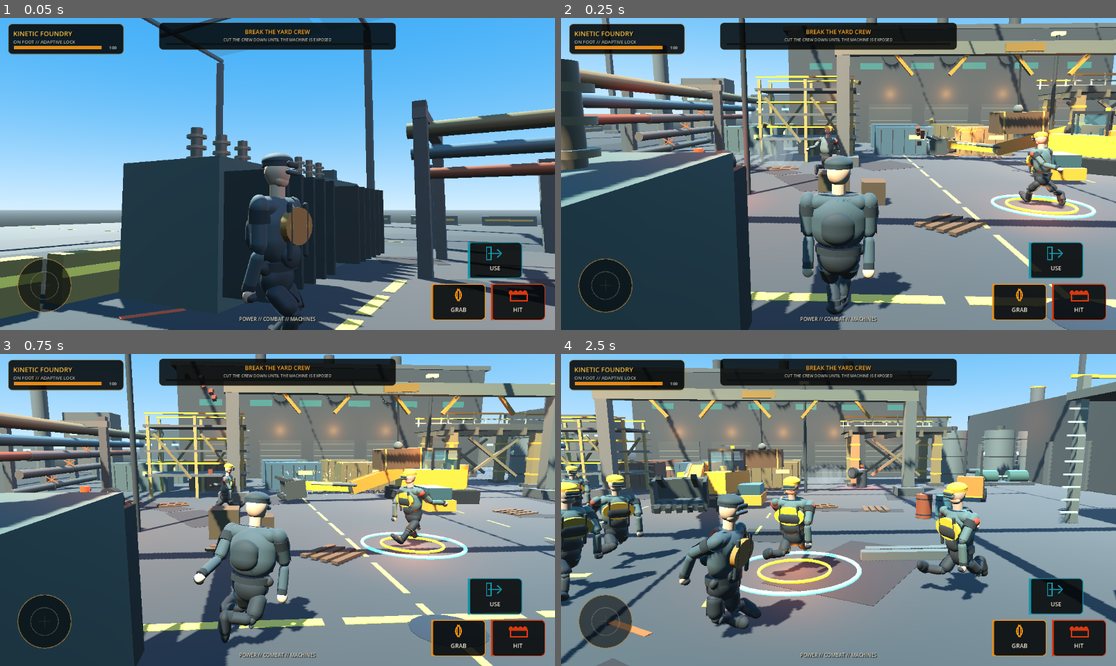
Above: before the commit, frames 1-4 (two rows, left to right).
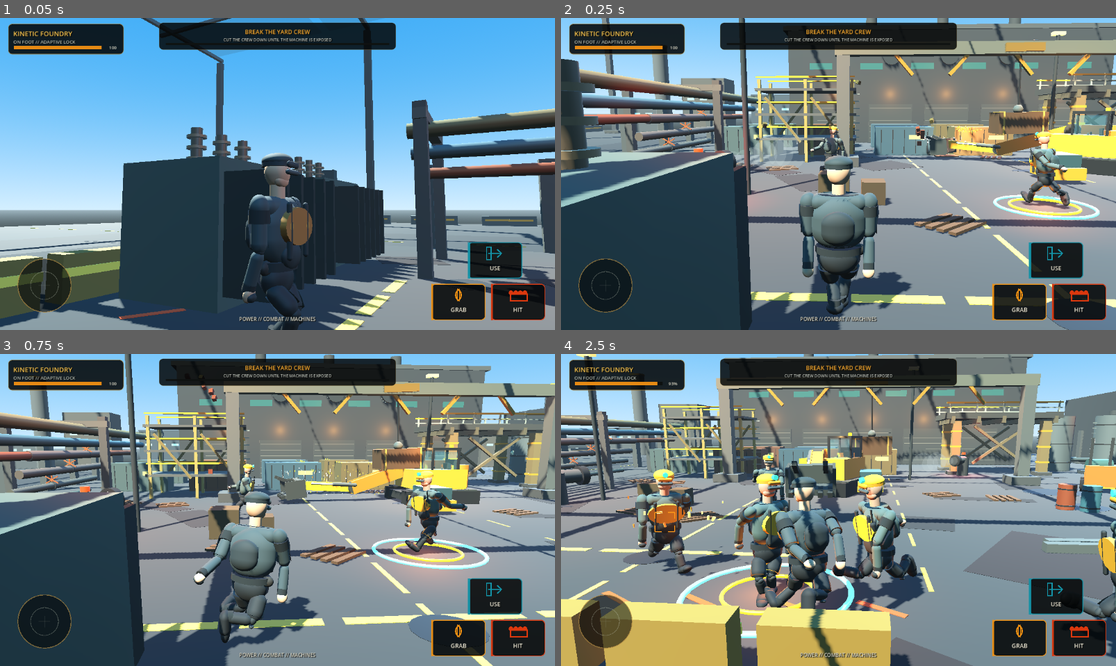
Above: after the commit, the same moments.

Repository: IssisX/kinetic-foundry-
Game: Godot game, scene res://Main.tscn
The game is run twice, just before and just after one commit, with the same random seed, the same clock (stepped at 60 frames per second) and the same inputs.
Inputs (mouse positions are in pixels of both pictures, inside the frame that each line leads up to):
- Up to frame 1 (0.05 s): no input
- Up to frame 2 (0.25 s): no input
- Up to frame 3 (0.75 s): move the mouse to (399, 494) at 0.52 s; hold D from 0.53 s (still down); hold E from 0.53 s (still down); click (399, 494) at 0.67 s
- Up to frame 4 (2.5 s): release D at 1.25 s; release E at 1.25 s; drag from (727, 525) to (810, 572) at 1.27 s; move the mouse to (894, 441) at 2.02 s; hold D from 2.03 s (still down); hold J from 2.03 s (still down); tap E at 2.3 s

Frame 1 is identical in both runs. In frame 2, 1.7% of the frame differs, in the area x 44-98%, y 34-65%; in frame 3, 3.4%; in frame 4, 69%, in the area x 0-100%, y 0-100%.

Commit message:
Close excavator structural reaction loop

Diff:
--- a/scripts/excavator_contact.gd
+++ b/scripts/excavator_contact.gd
@@ -4,13 +4,13 @@
 
 var _hydraulic_fx_budget := 0.0
 var _previous_hydraulic_health := 260.0
+var _actuator_effort := 0.0
+var _contact_age := 0.0
+var _contact_targets: Array[Node] = []
 
 func get_operator_view_anchor() -> Node3D:
     var anchor := get_node_or_null("OperatorView") as Node3D
     if anchor != null:
-        # Seat the camera inside the cab instead of against the windshield.
-        # This keeps the dashboard, pillars and glass readable as operator-space
-        # reference geometry and removes the hood-dominant pseudo-first-person look.
         anchor.position = Vector3(-0.66, 2.78, 0.12)
         anchor.rotation_degrees = Vector3(-1.0, 0.0, 0.0)
     return anchor
@@ -33,6 +33,104 @@
 func _physics_process(delta: float) -> void:
     _hydraulic_fx_budget = maxf(0.0, _hydraulic_fx_budget - delta)
     super(delta)
+    if _contact_targets.is_empty():
+        _contact_age = move_toward(_contact_age, 0.0, delta * 5.0)
+    else:
+        _contact_age = minf(_contact_age + delta, 2.0)
+
+func get_tool_force() -> float:
+    var base_force := super()
+    var hydraulic_ratio := maxf(get_hydraulic_ratio(), 0.18)
+    var commanded_pressure := _actuator_effort * lerpf(
+        42.0,
+        118.0,
+        hydraulic_ratio
+    )
+    var braced_gain := 1.0 + _load_path_resistance * 0.34
+    return minf((base_force + commanded_pressure) * braced_gain, 245.0)
+
+func set_load_path_feedback(state: Dictionary) -> void:
+    if not state.has("reaction_ratio"):
+        super(state)
+        return
+    var target := clampf(float(state.get("reaction_ratio", 0.0)), 0.0, 1.0)
+    _load_path_resistance = move_toward(
+        _load_path_resistance,
+        target,
+        0.30
+    )
+
+func get_sustained_contact_state() -> Dictionary:
+    var valid_contacts: Array[Node] = []
+    for collider in _contact_targets:
+        if is_instance_valid(collider):
+            valid_contacts.append(collider)
+    var direction := -_tool.global_basis.z
+    if _tool_tip_velocity.length_squared() > 0.04:
+        direction = _tool_tip_velocity.normalized()
+    var held_mass := 0.0
+    if is_holding_load():
+        held_mass = float(held_load.get("mass"))
+    return {
+        "active": not valid_contacts.is_empty(),
+        "contacts": valid_contacts,
+        "position": _tool.global_position,
+        "direction": direction,
+        "force": get_tool_force(),
+        "effort": _actuator_effort,
+        "persistence": _contact_age,
+        "reaction_ratio": _load_path_resistance,
+        "held_mass": held_mass
+    }
+
+func _player_control(delta: float) -> void:
+    if hud == null or camera_rig == null:
+        return
+    var track_ratio := maxf(get_track_ratio(), 0.18)
+    var hydraulic_ratio := maxf(get_hydraulic_ratio(), 0.22)
+    hydraulic_ratio *= 1.0 - _load_path_resistance * 0.42
+    var axis: Vector2 = hud.move_axis
+    var throttle: float = -axis.y
+    var steering: float = axis.x
+    var forward: Vector3 = -global_basis.z
+    var chassis_brace := 1.0 - _load_path_resistance * _actuator_effort * 0.34
+    velocity.x = forward.x * throttle * drive_speed * track_ratio * chassis_brace
+    velocity.z = forward.z * throttle * drive_speed * track_ratio * chassis_brace
+    rotation.y -= steering * turn_speed * track_ratio * delta
+
+    var look: Vector2 = hud.consume_look()
+    var look_effort := clampf(look.length() / 32.0, 0.0, 1.0)
+    var desired_effort := maxf(look_effort, 1.0 if hud.smash_held else 0.0)
+    _actuator_effort = move_toward(
+        _actuator_effort,
+        desired_effort,
+        delta * (7.0 if desired_effort > _actuator_effort else 3.2)
+    )
+
+    arm_yaw -= look.x * 0.0032 * hydraulic_ratio
+    boom_angle += look.y * 0.0026 * hydraulic_ratio
+    arm_yaw = clampf(arm_yaw, -1.25, 1.25)
+    boom_angle = clampf(boom_angle, -0.95, 0.42)
+
+    if hud.smash_held:
+        stick_angle -= 1.05 * hydraulic_ratio * delta
+        tool_angle -= 1.30 * hydraulic_ratio * delta
+    if hud.consume_attack():
+        _actuator_effort = 1.0
+        stick_angle -= 0.12 * hydraulic_ratio
+        tool_angle -= 0.12 * hydraulic_ratio
+        _impact_cooldown = 0.0
+    if hud.consume_grab():
+        if is_holding_load():
+            _release_load(true)
+        elif not _try_grip_load():
+            stick_angle += 0.24 * hydraulic_ratio
+            tool_angle += 0.28 * hydraulic_ratio
+    if hud.consume_use() or Input.is_physical_key_pressed(KEY_E):
+        exit_player()
+
+    stick_angle = clampf(stick_angle, -0.55, 1.00)
+    tool_angle = clampf(tool_angle, -1.0, 0.72)
 
 func _apply_machine_damage(amount: float, direction: Vector3) -> void:
     var hydraulic_before := hydraulic_health
@@ -89,7 +187,47 @@
     return contacts
 
 func _resolve_arm_contact_pose() -> void:
-    super()
+    var target_boom := boom_angle
+    var target_stick := stick_angle
+    var target_tool := tool_angle
+    var target_yaw := arm_yaw
+    _apply_arm_pose()
+    var contacts := _collect_hard_arm_contacts()
+    _contact_targets.clear()
+    for collider in contacts:
+        if is_instance_valid(collider):
+            _contact_targets.append(collider)
+    if contacts.is_empty():
+        _store_safe_arm_pose()
+        _push_dynamic_arm_contacts()
+        return
+
+    _react_to_arm_contacts(contacts)
+    var low := 0.0
+    var high := 1.0
+    var best := 0.0
+    for _i in 6:
+        var mid := (low + high) * 0.5
+        _set_interpolated_arm_pose(
+            target_boom,
+            target_stick,
+            target_tool,
+            target_yaw,
+            mid
+        )
+        if _collect_hard_arm_contacts().is_empty():
+            best = mid
+            low = mid
+        else:
+            high = mid
+    _set_interpolated_arm_pose(
+        target_boom,
+        target_stick,
+        target_tool,
+        target_yaw,
+        best
+    )
+    _store_safe_arm_pose()
     _push_dynamic_arm_contacts()
 
 func _push_dynamic_arm_contacts() -> void:
@@ -131,10 +269,22 @@
             if body.has_method("machine_hit"):
                 body.machine_hit(force * 0.42, direction)
             else:
-                var impulse_mag: float = minf((8.0 + speed * 7.5) * body.mass, 2400.0)
-                var contact_offset: Vector3 = body.to_local(collision.global_position)
-                body.apply_impulse(direction * impulse_mag + Vector3.UP * body.mass * 0.55, contact_offset)
-                body.apply_torque_impulse(Vector3(direction.z, 0.18, -direction.x) * body.mass * minf(speed, 8.0) * 0.28)
+                var impulse_mag: float = minf(
+                    (8.0 + speed * 7.5) * body.mass,
+                    2400.0
+                )
+                var contact_offset: Vector3 = body.to_local(
+                    collision.global_position
+                )
+                body.apply_impulse(
+                    direction * impulse_mag
+                    + Vector3.UP * body.mass * 0.55,
+                    contact_offset
+                )
+                body.apply_torque_impulse(
+                    Vector3(direction.z, 0.18, -direction.x)
+                    * body.mass * minf(speed, 8.0) * 0.28
+                )
 
     if not affected.is_empty():
         MaterialFx.steel(
@@ -143,6 +293,17 @@
             direction,
             clampf(force / 42.0, 0.7, 3.6)
         )
-        if player_driver != null and camera_rig != null and camera_rig.has_method("add_machine_impulse"):
-            var local_bump := Vector3(direction.x, minf(speed * 0.035, 0.7), direction.z)
-            camera_rig.add_machine_impulse(clampf(0.010 + speed * 0.0018, 0.012, 0.050), local_bump)
+        if (
+            player_driver != null
+            and camera_rig != null
+            and camera_rig.has_method("add_machine_impulse")
+        ):
+            var local_bump := Vector3(
+                direction.x,
+                minf(speed * 0.035, 0.7),
+                direction.z
+            )
+            camera_rig.add_machine_impulse(
+                clampf(0.010 + speed * 0.0018, 0.012, 0.050),
+                local_bump
+            )
--- a/scripts/load_path_coupler.gd
+++ b/scripts/load_path_coupler.gd
@@ -16,34 +16,141 @@
     var sample_delta := 0.10
     _sample_timer = sample_delta
     var loads := get_tree().get_nodes_in_group("physics_prop")
-    if structure != null and structure.has_method(
-        "apply_world_loads"
-    ):
+
+    if structure != null and structure.has_method("apply_world_loads"):
         structure.apply_world_loads(loads, sample_delta)
+
     var structural_state := {}
-    if structure != null and structure.has_method(
-        "get_load_path_state"
-    ):
+    if structure != null and structure.has_method("get_load_path_state"):
         structural_state = structure.get_load_path_state()
+
     var gate_state := {}
     for gate in get_tree().get_nodes_in_group("breachable"):
         if gate.has_method("apply_world_loads"):
             gate.apply_world_loads(loads, sample_delta)
         if gate.has_method("get_load_path_state"):
             gate_state = gate.get_load_path_state()
-    if excavator != null and excavator.has_method(
-        "set_load_path_feedback"
-    ):
-        var combined := structural_state.duplicate()
-        var gate_damage := float(gate_state.get("damage", 0.0))
-        var deformation: Dictionary = combined.get(
-            "deformation",
-            {}
-        )
-        deformation = deformation.duplicate()
-        deformation["max_displacement"] = maxf(
-            float(deformation.get("max_displacement", 0.0)),
-            gate_damage * 0.7
-        )
-        combined["deformation"] = deformation
-        excavator.set_load_path_feedback(combined)
+
+    if excavator == null or not excavator.has_method("set_load_path_feedback"):
+        return
+
+    var contact_state := {}
+    if excavator.has_method("get_sustained_contact_state"):
+        contact_state = excavator.get_sustained_contact_state()
+
+    var combined := structural_state.duplicate(true)
+    var gate_damage := float(gate_state.get("damage", 0.0))
+    var deformation: Dictionary = combined.get("deformation", {})
+    deformation = deformation.duplicate(true)
+    deformation["max_displacement"] = maxf(
+        float(deformation.get("max_displacement", 0.0)),
+        gate_damage * 0.7
+    )
+    combined["deformation"] = deformation
+    combined["reaction_ratio"] = _contact_reaction(contact_state)
+    combined["contact_active"] = bool(contact_state.get("active", false))
+    excavator.set_load_path_feedback(combined)
+
+func _contact_reaction(contact_state: Dictionary) -> float:
+    if not bool(contact_state.get("active", false)):
+        return 0.0
+
+    var force_ratio := clampf(
+        float(contact_state.get("force", 0.0)) / 210.0,
+        0.0,
+        1.0
+    )
+    var effort := clampf(
+        float(contact_state.get("effort", 0.0)),
+        0.0,
+        1.0
+    )
+    var persistence := clampf(
+        float(contact_state.get("persistence", 0.0)) / 0.45,
+        0.0,
+        1.0
+    )
+    var reaction := 0.0
+    var contacts_value = contact_state.get("contacts", [])
+    var contacts: Array = contacts_value as Array
+
+    for collider_value in contacts:
+        var collider := collider_value as Node
+        if collider == null or not is_instance_valid(collider):
+            continue
+        var owner := _load_path_owner(collider)
+        if owner != null and owner.has_method("get_load_path_state"):
+            reaction = maxf(
+                reaction,
+                _owner_reaction(
+                    owner.get_load_path_state(),
+                    force_ratio,
+                    effort,
+                    persistence
+                )
+            )
+        elif collider is StaticBody3D:
+            reaction = maxf(
+                reaction,
+                clampf(
+                    0.20
+                    + effort * 0.40
+                    + force_ratio * 0.18
+                    + persistence * 0.10,
+                    0.0,
+                    0.82
+                )
+            )
+    return reaction
+
+func _load_path_owner(collider: Node) -> Node:
+    var current: Node = collider
+    while current != null:
+        if current == structure:
+            return current
+        if current.is_in_group("breachable"):
+            return current
+        current = current.get_parent()
+    return null
+
+func _owner_reaction(
+        state: Dictionary,
+        force_ratio: float,
+        effort: float,
+        persistence: float
+) -> float:
+    var deformation: Dictionary = state.get("deformation", {})
+    var damage := maxf(
+        float(state.get("damage", 0.0)),
+        float(deformation.get("damage", 0.0))
+    )
+    var broken := maxf(
+        float(state.get("broken_fraction", 0.0)),
+        float(deformation.get("broken_fraction", 0.0))
+    )
+    var displacement := float(
+        deformation.get("max_displacement", 0.0)
+    )
+    var overload := clampf(
+        float(state.get("overload_ratio", 0.0)) / 1.6,
+        0.0,
+        1.0
+    )
+    var intact := clampf(
+        1.0 - damage * 0.58 - broken * 0.82,
+        0.14,
+        1.0
+    )
+    var yielding := clampf(displacement / 0.90, 0.0, 1.0)
+    var commanded := (
+        0.18
+        + force_ratio * 0.27
+        + effort * 0.30
+        + persistence * 0.16
+        + overload * 0.10
+    )
+    return clampf(
+        commanded * intact - yielding * 0.10,
+        0.05,
+        1.0
+    )
